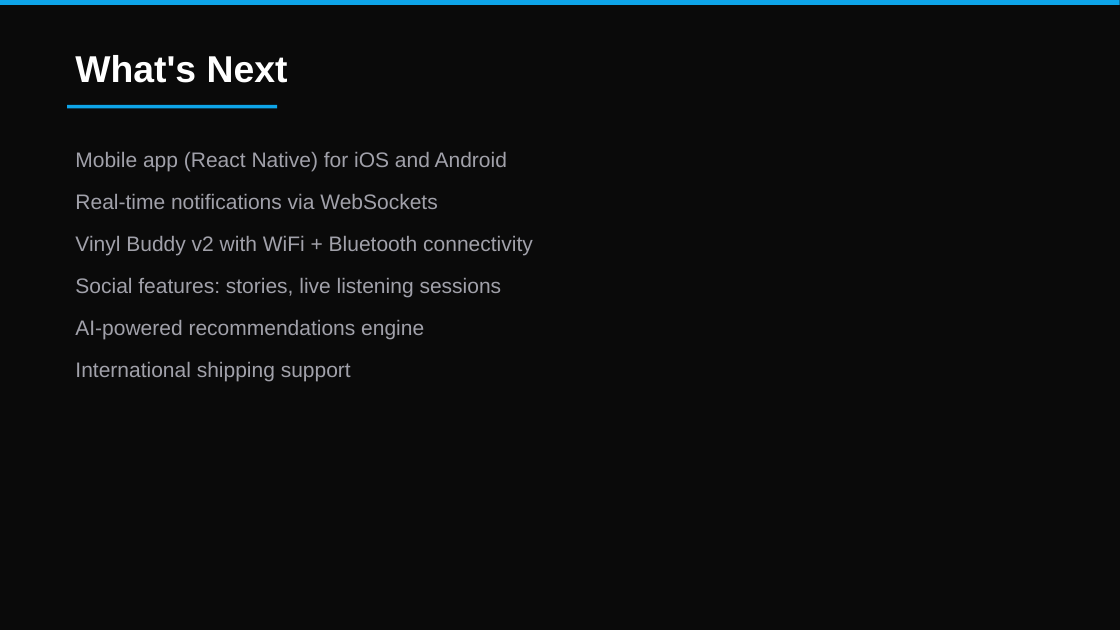
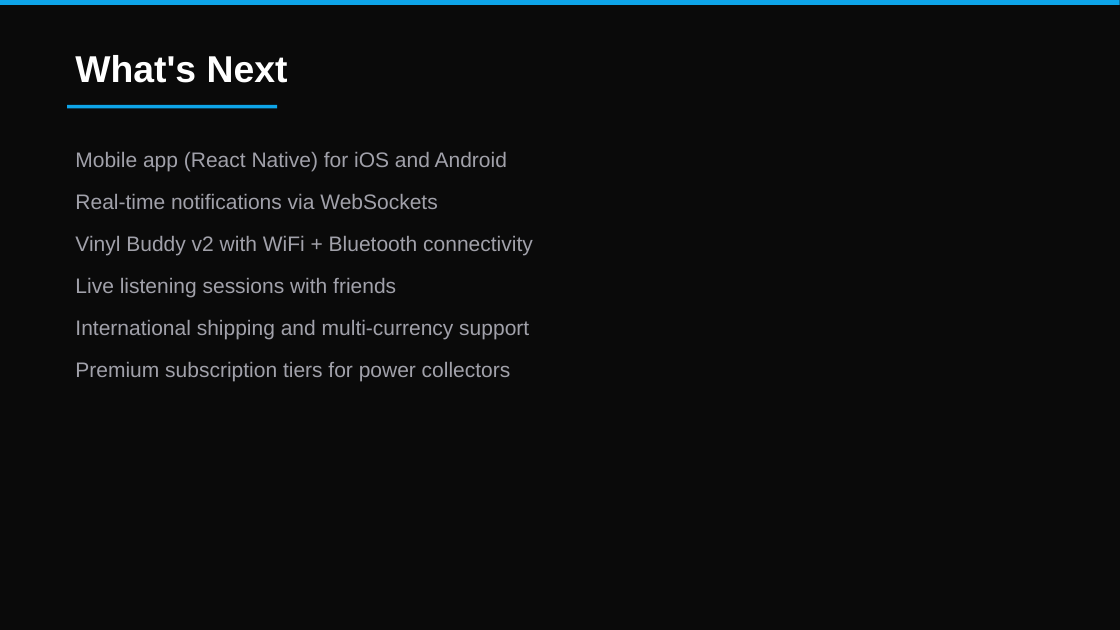
Before and after one commit to colelevy08/groovestack, a slide deck: slide 18 of GrooveStack_Overview.pptx (slide 13 before the commit). Drawn at 1120x630 pixels with LibreOffice and Linux fonts; fonts in the diff are those of the drawing. Boxes give left, top, right and bottom in pixels: in the first picture for what was removed or moved away, otherwise in the second. Text is boxed around its words. In the diff, an @@ line names an element or a change of style, - is before the commit and + after.

```diff
--- a/GrooveStack_Overview.pptx
+++ b/GrooveStack_Overview.pptx
@@ text at box(75, 278, 529, 381): text changed @@
-Social features: stories, live listening sessions
-AI-powered recommendations engine
-International shipping support
+Live listening sessions with friends
+International shipping and multi-currency support
+Premium subscription tiers for power collectors
```
Also in this commit, not shown: 1 other slide changed, 5 slides added, 1 other file.
